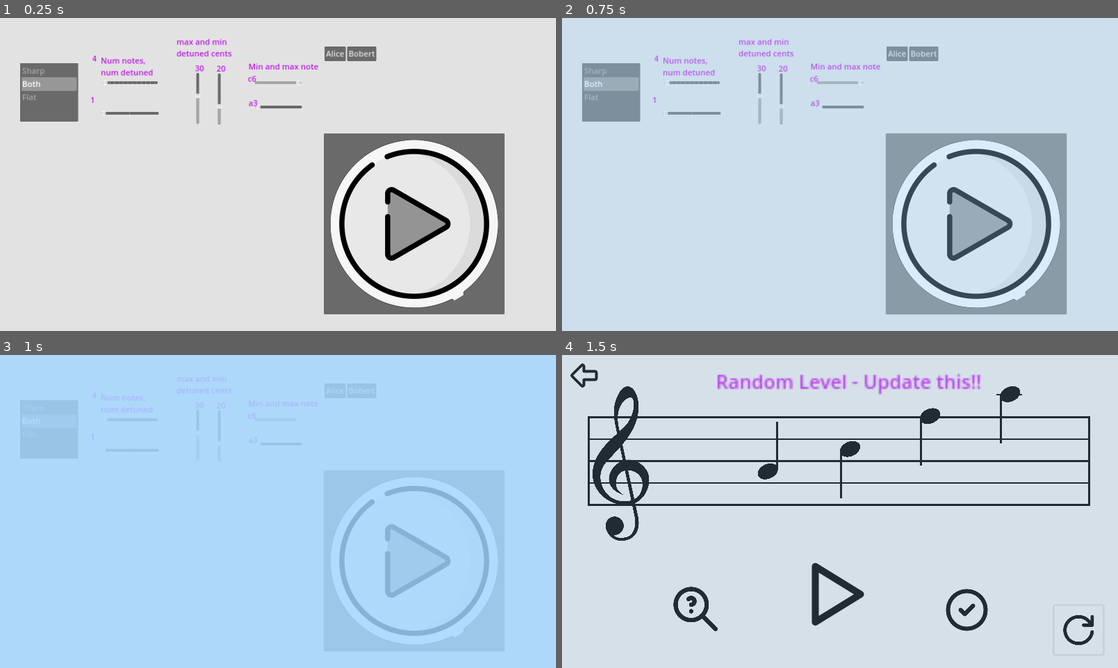
Above: before the commit, frames 1-4 (two rows, left to right).
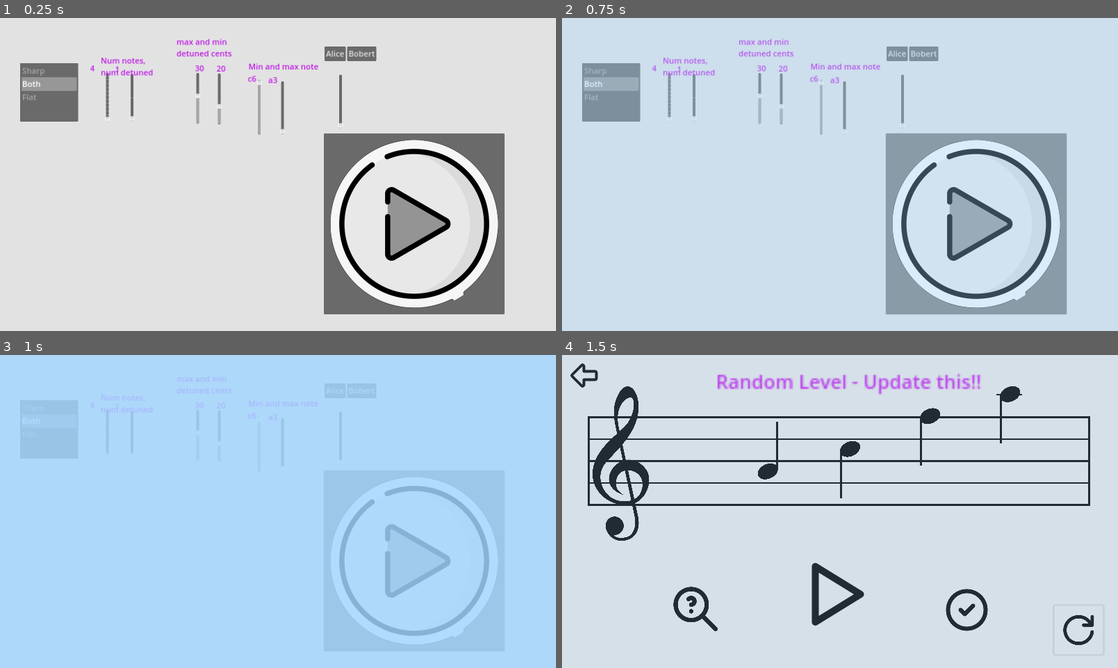
Above: after the commit, the same moments.

Repository: Sniggiho/COMP225-Reluna
Game: Godot game, scene res://Scenes/FreeplaySettingsMenu/FreeplaySettingsMenu.tscn
Two runs of this game, one before a commit and one after it. Both use one fixed random seed, a clock stepped at 60 frames per second and the inputs below. This scene is started directly instead of the project's main scene.
Inputs (mouse positions are in pixels of both pictures, inside the frame that each line leads up to):
- Up to frame 1 (0.25 s): no input
- Up to frame 2 (0.75 s): click (973, 224) at 0.5 s
- Up to frame 3 (1 s): no input
- Up to frame 4 (1.5 s): click (1079, 630) at 1.27 s

The runs differ from the first frame. In frame 1, 0.7% of the frame differs, in the area x 16-62%, y 12-38%; in frame 2, 0.7%; in frame 3, less than 0.1%; in frame 4, nothing differs.

Commit message:
min max note return totally broken

Diff:
--- a/Project/Scenes/FreeplaySettingsMenu/FreeplaySettingsMenu.tscn
+++ b/Project/Scenes/FreeplaySettingsMenu/FreeplaySettingsMenu.tscn
@@ -37,11 +37,11 @@
 
 [node name="Bobert" type="PopupMenu" parent="MenuBar"]
 
-[node name="NumNotes" type="HSlider" parent="."]
-offset_left = 295.0
-offset_top = 130.0
-offset_right = 454.0
-offset_bottom = 242.0
+[node name="NumNotes" type="VSlider" parent="."]
+offset_left = 289.0
+offset_top = 158.0
+offset_right = 329.0
+offset_bottom = 299.0
 min_value = 4.0
 max_value = 15.0
 value = 4.0
@@ -49,11 +49,11 @@
 ticks_on_borders = true
 script = ExtResource("3_p50rh")
 
-[node name="NumDetuned" type="HSlider" parent="."]
-offset_left = 290.0
-offset_top = 249.0
-offset_right = 457.0
-offset_bottom = 299.0
+[node name="NumDetuned" type="VSlider" parent="."]
+offset_left = 361.0
+offset_top = 161.0
+offset_right = 400.0
+offset_bottom = 297.0
 min_value = 1.0
 max_value = 3.0
 value = 1.0
@@ -104,26 +104,36 @@
 offset_bottom = 140.0
 text = "max and min detuned cents"
 
-[node name="MinNote" type="HSlider" parent="."]
-offset_left = 735.0
-offset_top = 248.0
-offset_right = 869.0
-offset_bottom = 264.0
+[node name="MinNote" type="VSlider" parent="."]
+offset_left = 792.0
+offset_top = 182.0
+offset_right = 835.0
+offset_bottom = 334.0
 script = ExtResource("9_vy4th")
 
-[node name="MaxNote" type="HSlider" parent="."]
+[node name="MaxNote" type="VSlider" parent="."]
 offset_left = 733.0
 offset_top = 178.0
-offset_right = 867.0
-offset_bottom = 194.0
+offset_right = 759.0
+offset_bottom = 336.0
 script = ExtResource("10_dyvte")
 
-[node name="RichTextLabel" type="RichTextLabel" parent="."]
+[node name="MinMaxNoteText" type="RichTextLabel" parent="."]
 offset_left = 715.0
 offset_top = 123.0
 offset_right = 984.0
 offset_bottom = 163.0
 text = "Min and max note"
+
+[node name="BPM" type="VSlider" parent="."]
+offset_left = 972.0
+offset_top = 163.0
+offset_right = 988.0
+offset_bottom = 317.0
+min_value = 100.0
+max_value = 240.0
+step = 5.0
+value = 100.0
 
 [connection signal="item_selected" from="DetuneDirection" to="DetuneDirection" method="_on_item_selected"]
 [connection signal="drag_ended" from="NumNotes" to="NumDetuned" method="_on_num_notes_drag_ended"]
--- a/Project/Scenes/FreeplaySettingsMenu/MaxNote.gd
+++ b/Project/Scenes/FreeplaySettingsMenu/MaxNote.gd
@@ -1,4 +1,4 @@
-extends HSlider
+extends VSlider
 
 var text : RichTextLabel = RichTextLabel.new()
 
@@ -17,15 +17,11 @@
 	min_value = noteMinIndex
 	max_value = noteMaxIndex
 
-	print(GLevelData.highestNote)
-	GLevelData.printValues()
+#	if GLevelData.valid:
+#		value = notes.find(GLevelData.highestNote)
+#	else:
+	value = max_value
 
-	if GLevelData.valid:
-		value = notes.find(GLevelData.highestNote)
-	else:
-		value = max_value
-
-	print("highest note value:", value)
 
 	text.text = notes[value]
 	text.position = Vector2(-20, -20)
--- a/Project/Scenes/FreeplaySettingsMenu/MinNote.gd
+++ b/Project/Scenes/FreeplaySettingsMenu/MinNote.gd
@@ -1,4 +1,4 @@
-extends HSlider
+extends VSlider
 
 var text : RichTextLabel = RichTextLabel.new()
 
@@ -16,13 +16,14 @@
 func _ready():
 	min_value = noteMinIndex
 	max_value = noteMaxIndex
+	print("GLevelData's lowest note: ", GLevelData.lowestNote)
 
+	print("Find index: ", notes.find(GLevelData.lowestNote))
 	if GLevelData.valid:
 		value = notes.find(GLevelData.lowestNote)
 	else:
 		value = min_value
-
-	print("lowest note value: ", value)
+	print("min notes value is this: ", value)
 
 	text.text = notes[value]
 	text.position = Vector2(-20, -20)
--- a/Project/Scenes/FreeplaySettingsMenu/NumDetuned.gd
+++ b/Project/Scenes/FreeplaySettingsMenu/NumDetuned.gd
@@ -1,4 +1,4 @@
-extends HSlider
+extends VSlider
 
 var numNotes = GLevelData.numNotes
 
--- a/Project/Scenes/FreeplaySettingsMenu/NumNotes.gd
+++ b/Project/Scenes/FreeplaySettingsMenu/NumNotes.gd
@@ -1,4 +1,4 @@
-extends HSlider
+extends VSlider
 
 var text : RichTextLabel = RichTextLabel.new()
 
--- a/Project/Scenes/firstScene.tscn
+++ b/Project/Scenes/firstScene.tscn
@@ -115,10 +115,10 @@
 script = ExtResource("12_plc4t")
 
 [node name="CenterContainer" type="CenterContainer" parent="Feedback"]
-offset_left = 10.0
-offset_top = 10.0
-offset_right = 319.0
-offset_bottom = 152.0
+offset_left = 4.0
+offset_top = 4.0
+offset_right = 325.0
+offset_bottom = 158.0
 size_flags_horizontal = 4
 
 [node name="MarginContainer" type="MarginContainer" parent="Feedback/CenterContainer"]
